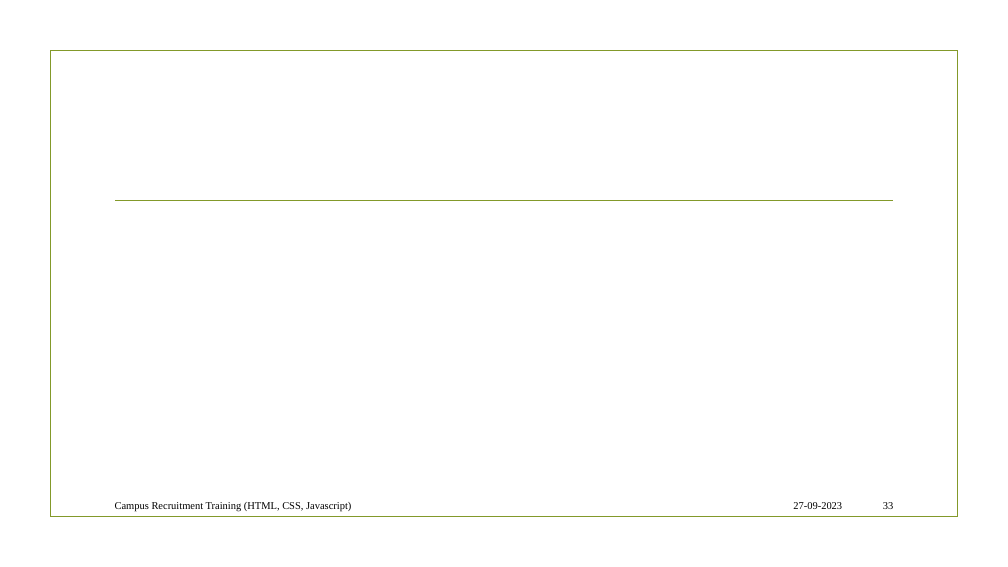
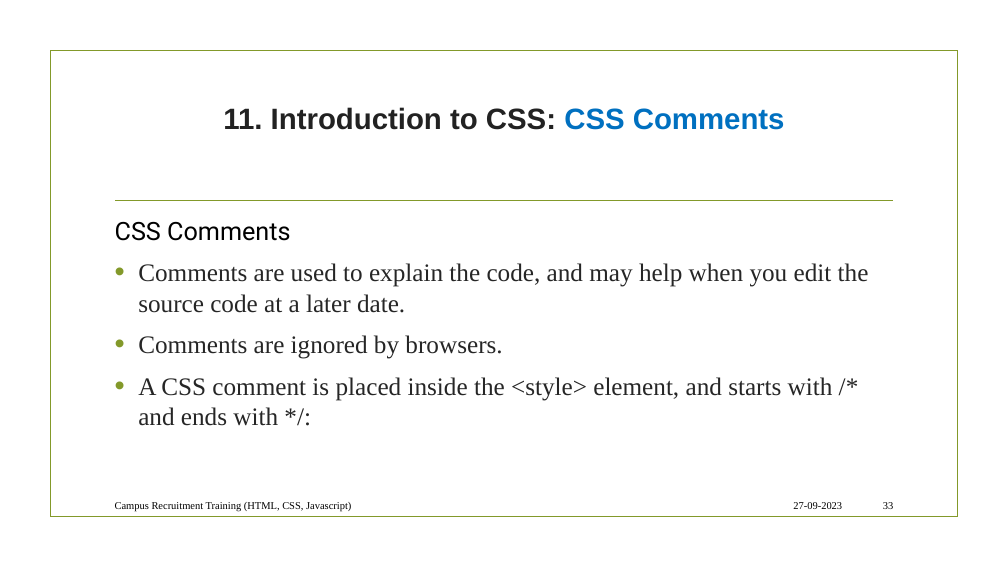
Before and after one commit to dayanandyadav205/CRT, a slide deck: slide 33 of ppt/CRT (PPT).pptx. Drawn at 1008x567 pixels with LibreOffice and Linux fonts; fonts in the diff are those of the drawing; background and template pictures are left out. Boxes give left, top, right and bottom in pixels: in the first picture for what was removed or moved away, otherwise in the second. Text is boxed around its words. In the diff, an @@ line names an element or a change of style, - is before the commit and + after.

```diff
--- a/ppt/CRT (PPT).pptx
+++ b/ppt/CRT (PPT).pptx
@@ title added at box(223, 107, 785, 130), 28 pt, text #222222, bold @@
+11. Introduction to CSS: CSS Comments
@@ text added at box(115, 222, 869, 426), 24 pt, text #262626 @@
+CSS Comments
+• Comments are used to explain the code, and may help when you edit the source code at a later date.
+• Comments are ignored by browsers.
+• A CSS comment is placed inside the <style> element, and starts with /* and ends with */:
```
Also in this commit, not shown: 3 other slides changed, 1 other file.
